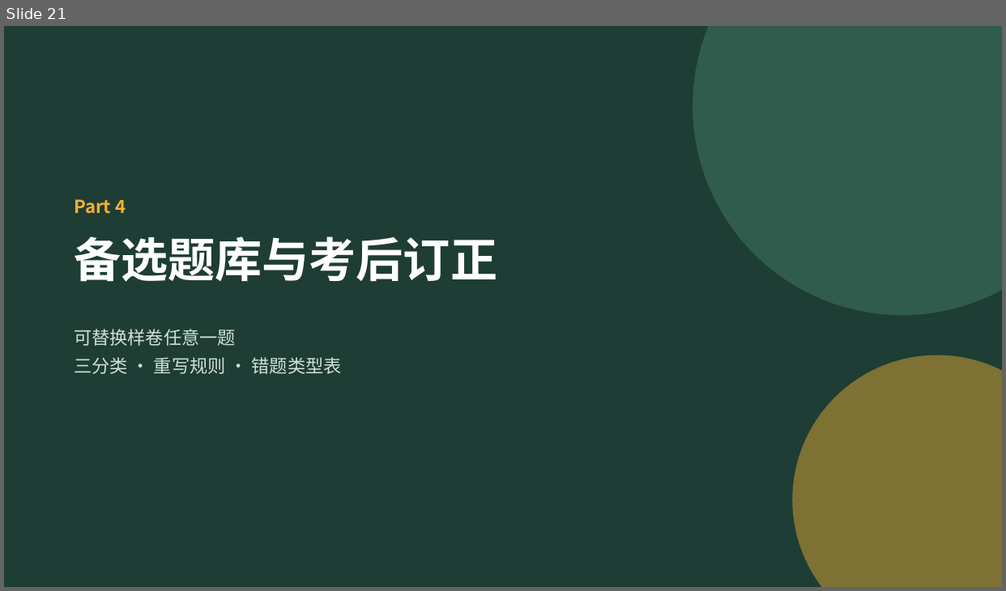
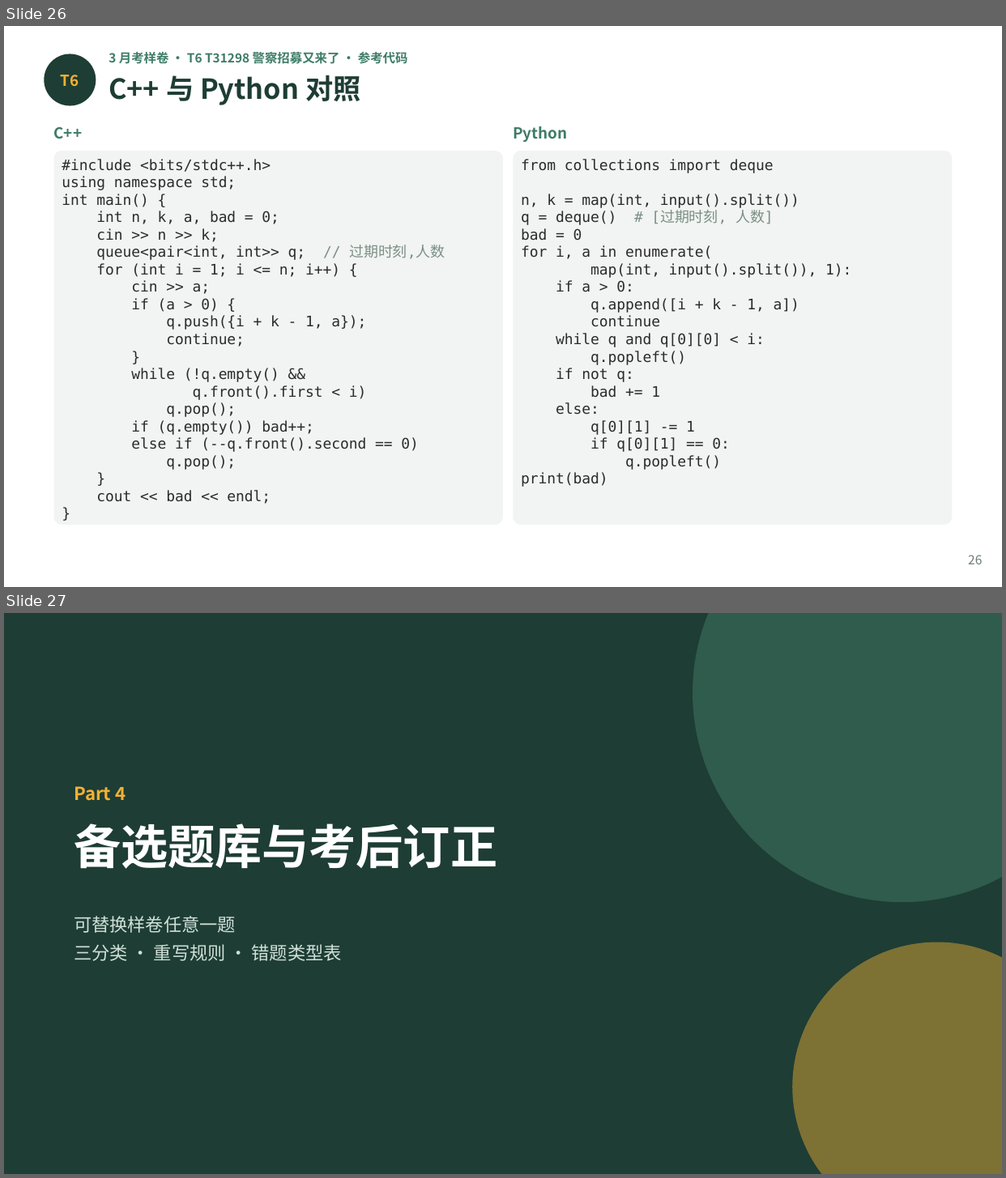
Before and after one commit to GMyhf/2026fall-cs101, a slide deck: courseware/202609_ADS_W05_October_Exam_Review.pptx. Shown one above the other, each under a label of ours: slide 21 before the commit, slides 26 and 27 after it. The pictures are 1006x591 and 1006x1178 pixels, drawn with LibreOffice and Linux fonts; fonts in the diff are those of the drawing. Boxes give left, top, right and bottom in pixels: in the first picture for what was removed or moved away, otherwise in the second. Text is boxed around its words. In the diff, an @@ line names an element or a change of style, - is before the commit and + after.

```diff
--- a/courseware/202609_ADS_W05_October_Exam_Review.pptx
+++ b/courseware/202609_ADS_W05_October_Exam_Review.pptx
@@ slide 26 added at [4,26,1002,587], background #FFFFFF @@
@@ ellipse added at [44,54,96,106], fill #1E3D34 @@
@@ text added at [108,52,408,64], 9 pt, text #3E7C68, bold @@
+3 月考样卷 · T6 T31298 警察招募又来了 · 参考代码
@@ text added at [61,75,79,86], 11 pt, text #F2B134, bold @@
+T6
@@ text added at [108,75,360,105], 20 pt, text #1E3D34, bold @@
+C++ 与 Python 对照
@@ text added at [54,127,83,139], 11 pt, text #3E7C68, bold @@
+C++
@@ text added at [513,126,567,142], 11 pt, text #3E7C68, bold @@
+Python
@@ rounded rectangle added at [54,151,503,525], fill #F1F4F2 @@
@@ text added at [62,159,445,504], 10.5 pt, text #2B2B2B @@
+#include <bits/stdc++.h>
+using namespace std;
+int main() {
+int n, k, a, bad = 0;
+cin >> n >> k;
+queue<pair<int, int>> q; // 过期时刻,人数
+for (int i = 1; i <= n; i++) {
+cin >> a;
+if (a > 0) {
+q.push({i + k - 1, a});
+continue;
+}
+while (!q.empty() &&
+q.front().first < i)
+q.pop();
+if (q.empty()) bad++;
+else if (--q.front().second == 0)
+q.pop();
+}
+cout << bad << endl;
+}
@@ rounded rectangle added at [513,151,952,525], fill #F1F4F2 @@
@@ text added at [521,159,851,487], 10.5 pt, text #2B2B2B @@
+from collections import deque
+n, k = map(int, input().split())
+q = deque() # [过期时刻, 人数]
+bad = 0
+for i, a in enumerate(
+map(int, input().split()), 1):
+if a > 0:
+q.append([i + k - 1, a])
+continue
+while q and q[0][0] < i:
+q.popleft()
+if not q:
+bad += 1
+else:
+q[0][1] -= 1
+if q[0][1] == 0:
+q.popleft()
+print(bad)
@@ text added at [968,555,982,565], 9 pt, text #6B7B74 @@
+26
@@ what was slide 21 is now slide 27 @@
```
Also in this commit, not shown: 11 slides changed, 11 other slides added, 6 slides removed, 3 other files.
